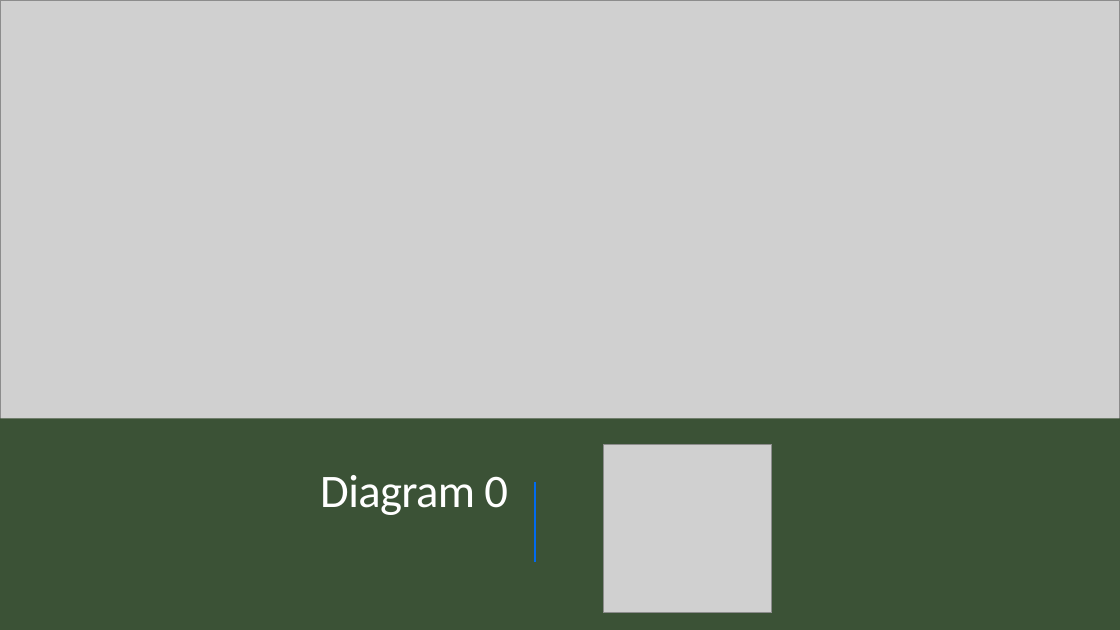
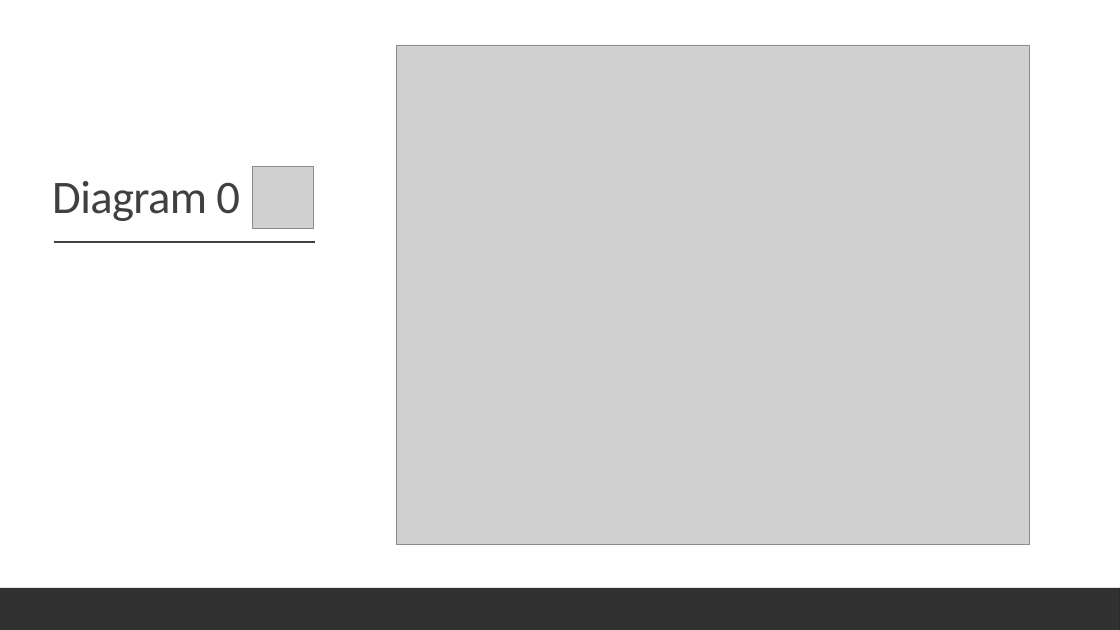
Before and after one commit to Room-4-Studios/Tower-of-Annihilation, a slide deck: slide 10 of docs/SA_Presentation.pptx (slide 12 before the commit). Drawn at 1120x630 pixels with LibreOffice and Linux fonts; fonts in the diff are those of the drawing; grey boxes stand for pictures. Boxes give left, top, right and bottom in pixels: in the first picture for what was removed or moved away, otherwise in the second. Text is boxed around its words. In the diff, an @@ line names an element or a change of style, - is before the commit and + after.

```diff
--- a/docs/SA_Presentation.pptx
+++ b/docs/SA_Presentation.pptx
@@ picture removed at [0,0,1120,425] @@
@@ title "Diagram 0": place and size @@
-title "Diagram 0" at [320,475,508,515]
+title "Diagram 0" at [52,181,240,221]
@@ title "Diagram 0" at [52,181,240,221]: text colour #FFFFFF to #404040; alignment right to left; vertical alignment middle to bottom @@
@@ picture added at [396,45,1029,544] @@
@@ picture added at [253,166,314,229] @@
@@ line added from (55, 242) to (315, 242), #404040 1 pt @@
@@ picture removed at [603,444,772,613] @@
@@ line removed from (535, 482) to (535, 562) @@
@@ rectangle: place and size @@
-rectangle at [0,418,1120,630]
+rectangle at [0,588,1120,630]
@@ rectangle at [0,588,1120,630]: fill #3B5236 to #262626 at 95% opacity @@
```
Also in this commit, not shown: 11 other slides changed, 1 slide removed.
